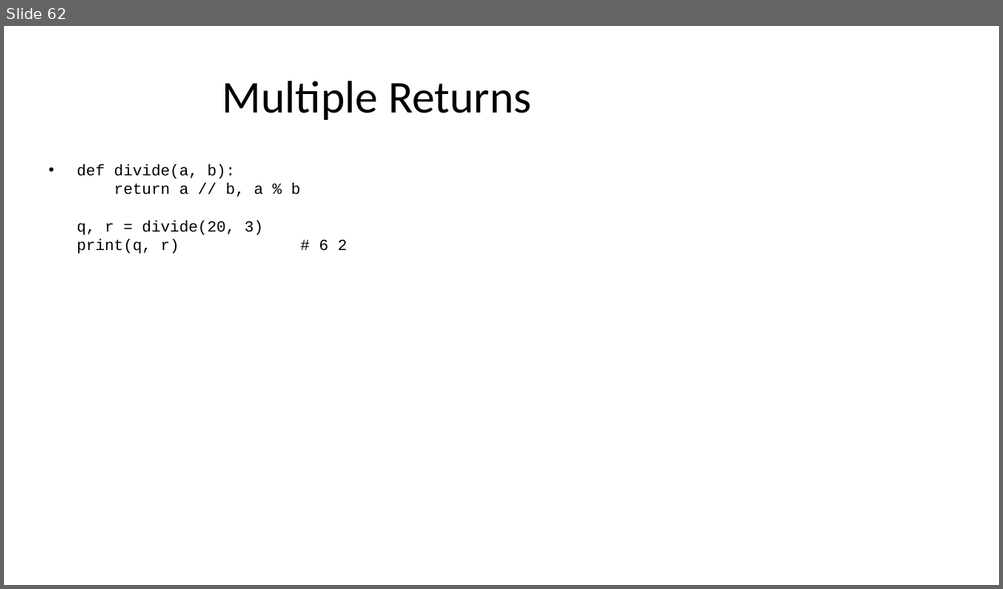
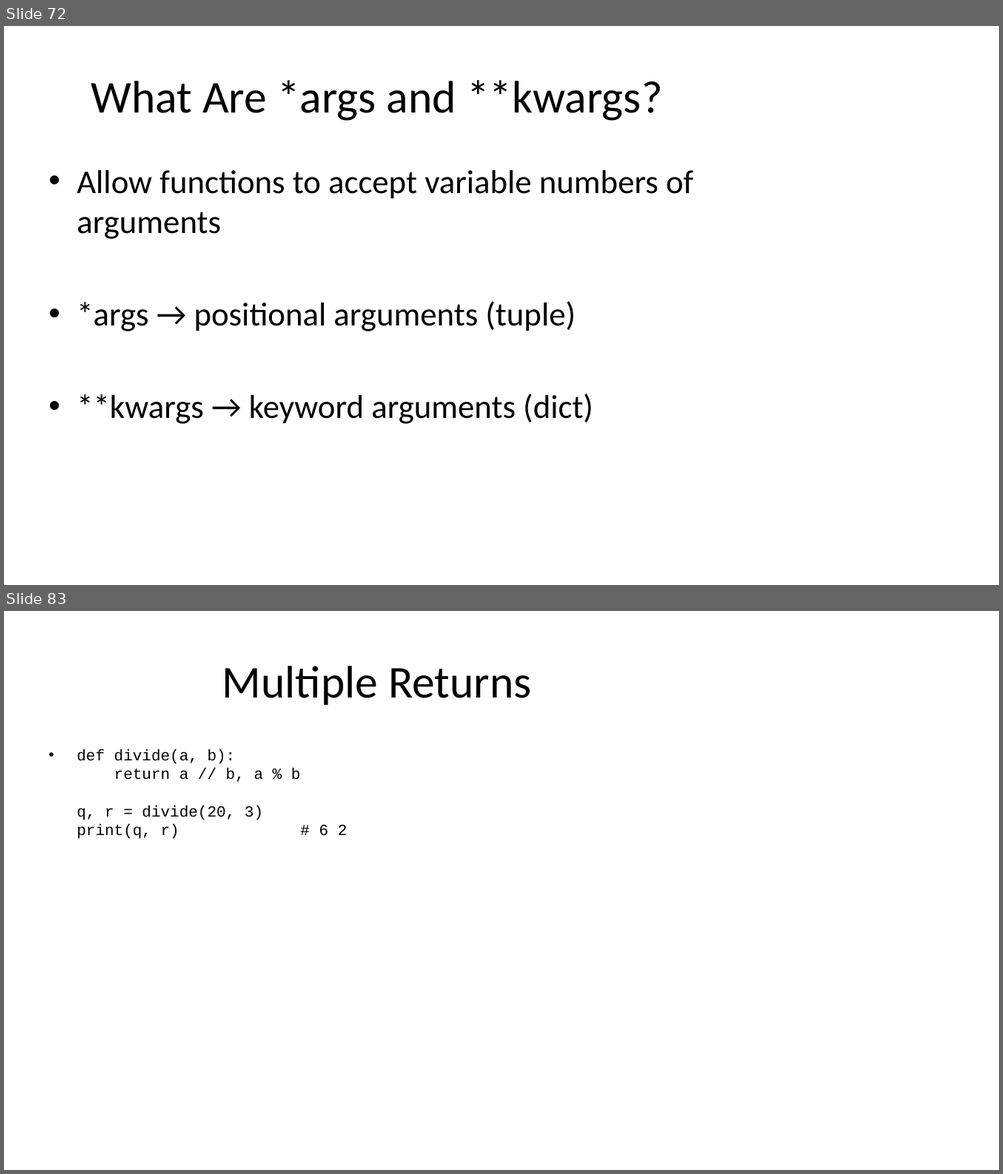
Before and after one commit to seanwhs/3-Day-Python-Crash-Course, a slide deck: Python_Crash_Course_2025.pptx. Shown one above the other, each under a label of ours: slide 62 before the commit, slides 72 and 83 after it; the slides between them are not shown. The pictures are 1003x589 and 1003x1174 pixels, drawn with LibreOffice and Linux fonts; fonts in the diff are those of the drawing. Boxes give left, top, right and bottom in pixels: in the first picture for what was removed or moved away, otherwise in the second. Text is boxed around its words. In the diff, an @@ line names an element or a change of style, - is before the commit and + after.

```diff
--- a/Python_Crash_Course_2025.pptx
+++ b/Python_Crash_Course_2025.pptx
@@ slide 72 added at box(4, 26, 999, 585), background #FFFFFF @@
@@ title added at box(91, 80, 662, 121), 44 pt, text #000000 @@
+What Are *args and **kwargs?
@@ text added at box(77, 170, 693, 424), 32 pt, text #000000 @@
+• Allow functions to accept variable numbers of arguments
+• *args → positional arguments (tuple)
+• **kwargs → keyword arguments (dict)
@@ what was slide 62 is now slide 83 @@
```
Also in this commit, not shown: 1 slide changed, 21 other slides added, 1 slide removed.
